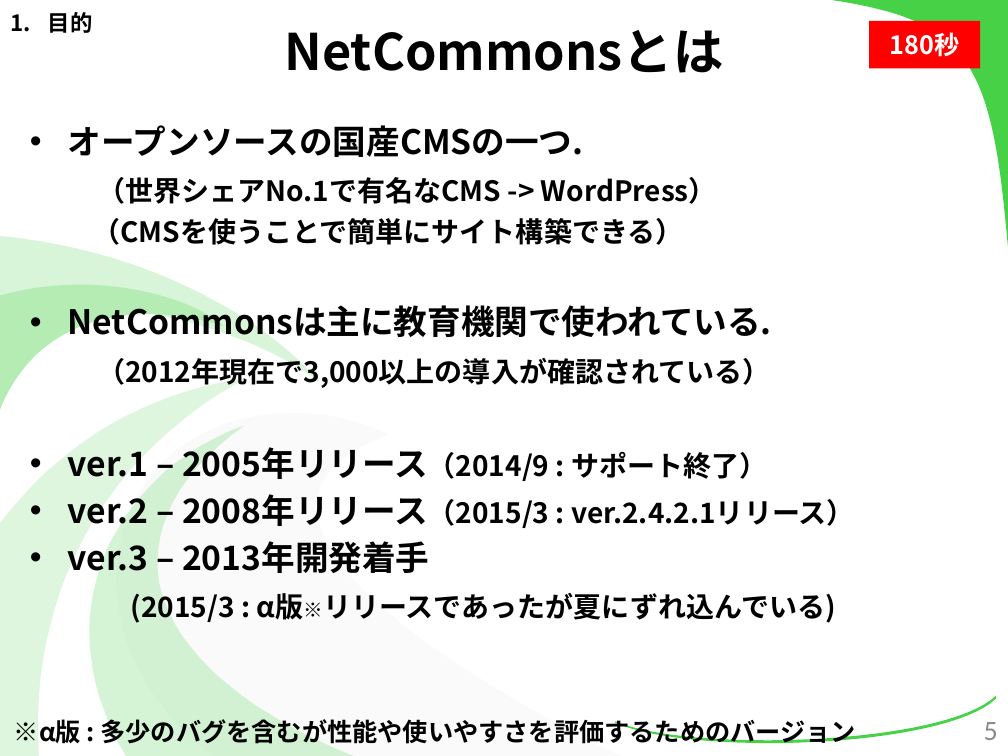
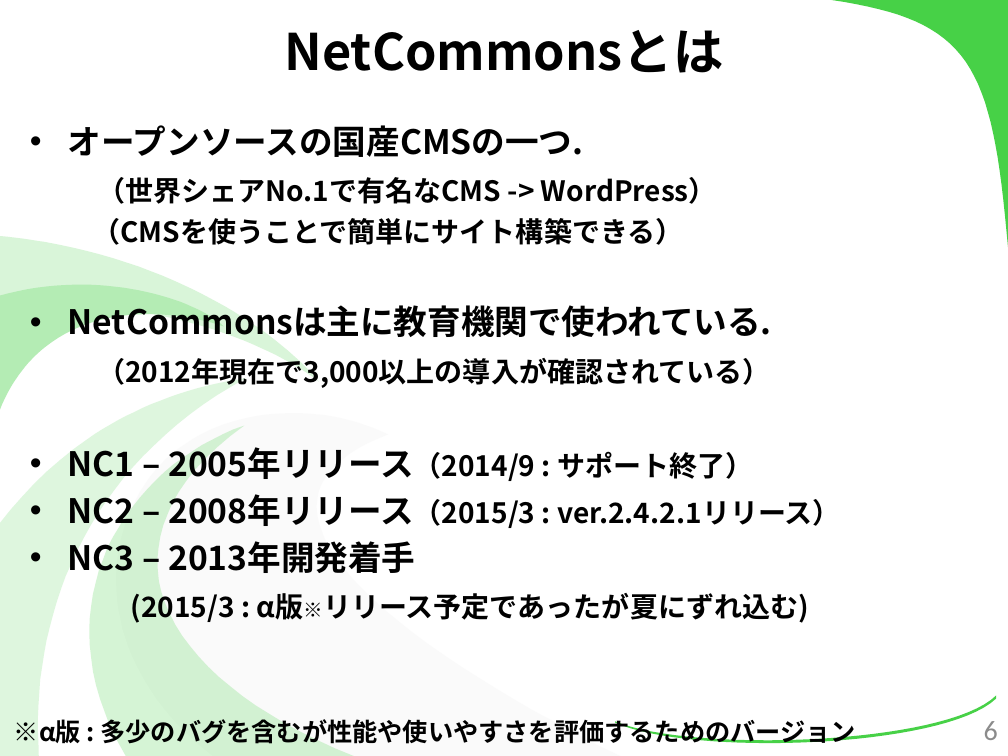
Before and after one commit to kotaro0717/Report-Management, a slide deck: slide 6 of 2.最終報告/3.発表資料/報告資料(最終).pptx (slide 5 before the commit). Drawn at 1008x756 pixels with LibreOffice and Linux fonts; fonts in the diff are those of the drawing. Boxes give left, top, right and bottom in pixels: in the first picture for what was removed or moved away, otherwise in the second. Text is boxed around its words. In the diff, an @@ line names an element or a change of style, - is before the commit and + after.

```diff
--- a/2.最終報告/3.発表資料/報告資料(最終).pptx
+++ b/2.最終報告/3.発表資料/報告資料(最終).pptx
@@ text removed at bbox=[48, 12, 93, 33] @@
-1. 目的
@@ rectangle removed at bbox=[869, 21, 980, 69] @@
-180秒
@@ text at bbox=[68, 447, 841, 623]: text changed @@
-• ver.1 – 2005年リリース（2014/9 : サポート終了）
-• ver.2 – 2008年リリース（2015/3 : ver.2.4.2.1リリース）
-• ver.3 – 2013年開発着手
-(2015/3 : α版※リリースであったが夏にずれ込んでいる)
+• NC1 – 2005年リリース（2014/9 : サポート終了）
+• NC2 – 2008年リリース（2015/3 : ver.2.4.2.1リリース）
+• NC3 – 2013年開発着手
+(2015/3 : α版※リリース予定であったが夏にずれ込む)
@@ page number at bbox=[984, 721, 998, 740]: text changed @@
-5
+6
```
Also in this commit, not shown: 16 other slides changed, 8 slides added, 1 slide removed.
